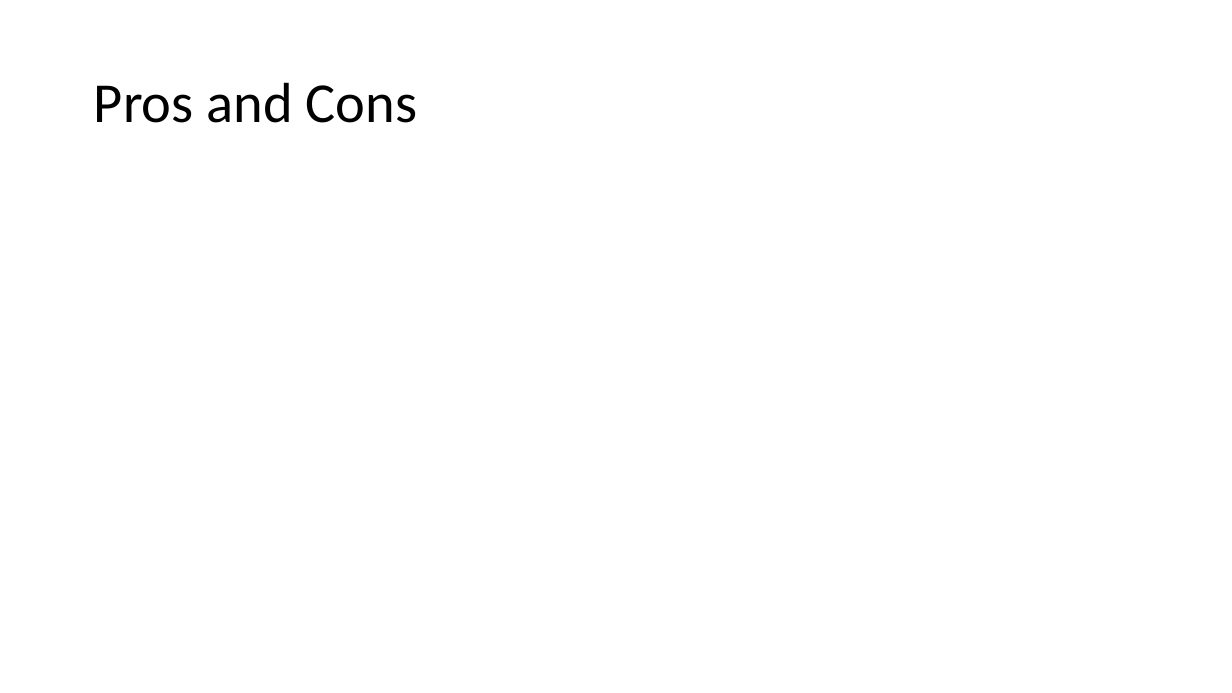
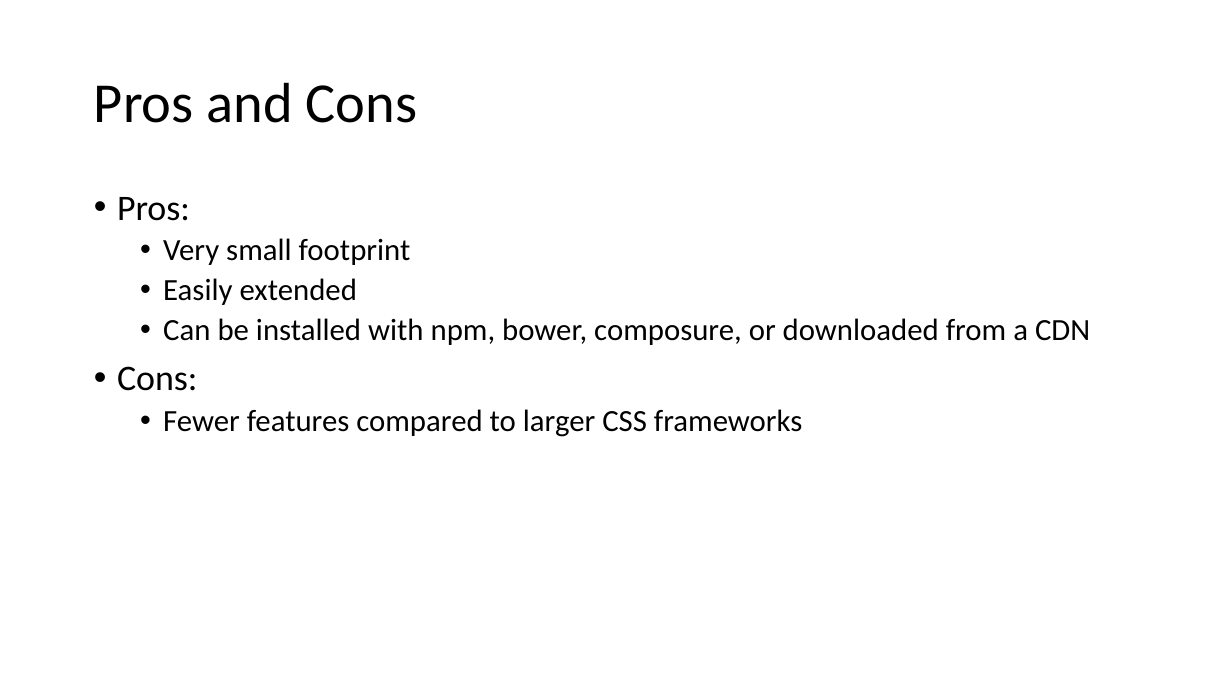
Before and after one commit to jeremyryan/swe_632_tech_talk, a slide deck: slide 8 of SWE_632_Tech_Talk.pptx. Drawn at 1232x693 pixels with LibreOffice and Linux fonts; fonts in the diff are those of the drawing. Boxes give left, top, right and bottom in pixels: in the first picture for what was removed or moved away, otherwise in the second. Text is boxed around its words. In the diff, an @@ line names an element or a change of style, - is before the commit and + after.

```diff
--- a/SWE_632_Tech_Talk.pptx
+++ b/SWE_632_Tech_Talk.pptx
@@ text added at box(117, 197, 1090, 437), 24 pt, text #000000 @@
+• Pros:
+  • Very small footprint
+  • Easily extended
+  • Can be installed with npm, bower, composure, or downloaded from a CDN
+• Cons:
+  • Fewer features compared to larger CSS frameworks
```
Also in this commit, not shown: 3 other slides changed, 6 slides added, 6 slides removed.
